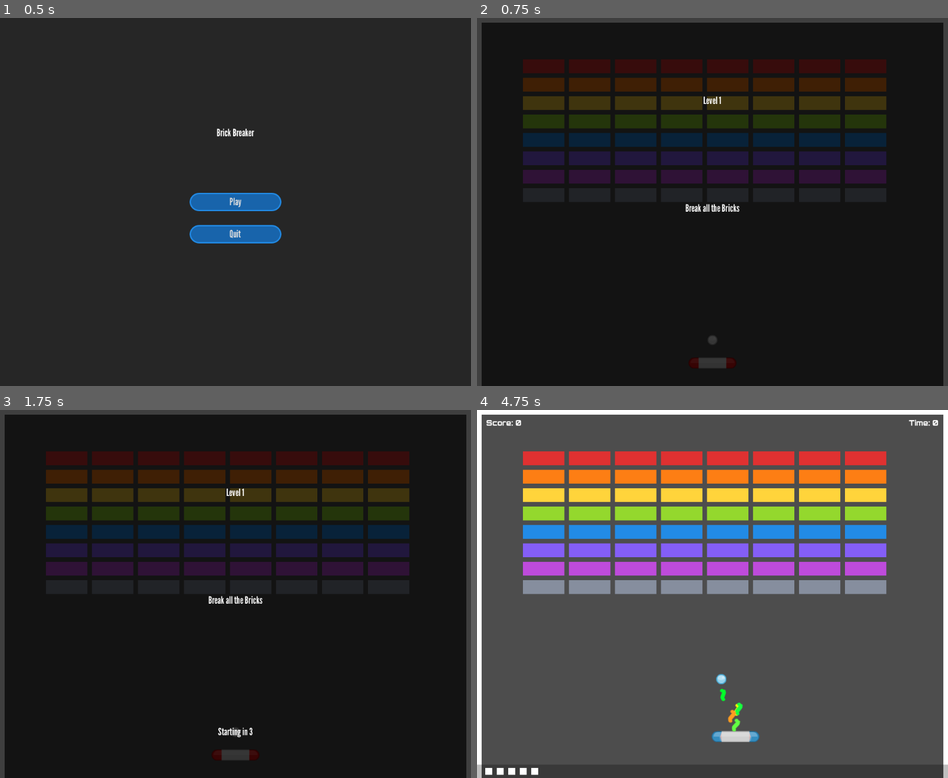
Above: before the commit, frames 1-4 (two rows, left to right).
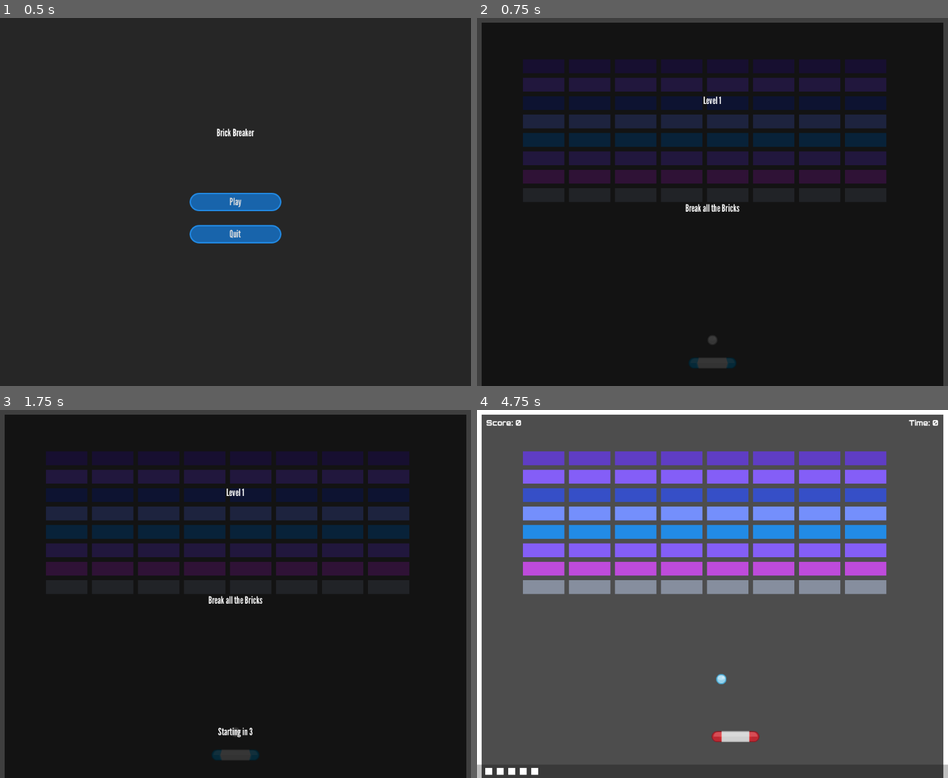
Above: after the commit, the same moments.

Repository: Vidaliar/Snazzy-Brick-Breaker
Game: Godot game, scene res://UI/Main_Menu.tscn
Two runs of this game, one before a commit and one after it. Both use one fixed random seed, a clock stepped at 60 frames per second and the inputs below.
Inputs (mouse positions are in pixels of both pictures, inside the frame that each line leads up to):
- Up to frame 1 (0.5 s): no input
- Up to frame 2 (0.75 s): click "Play" at 0.5 s
- Up to frame 3 (1.75 s): tap Enter at 1.25 s; move the mouse to (259, 594) at 1.27 s
- Up to frame 4 (4.75 s): tap Space at 2, 4.25 s; move the mouse to (688, 594) at 2.02 s; move the mouse to (721, 586) at 2.77 s; tap Enter at 3.5 s; move the mouse to (707, 601) at 3.52 s; move the mouse to (745, 597) at 4.27 s

Frame 1 is identical in both runs. In frame 2, 11% of the frame differs, in the area x 9-87%, y 11-96%; in frame 3, 11%; in frame 4, 11%, in the area x 9-87%, y 11-91%.

Commit message:
3 part 1

Diff:
--- a/Brick/Brick.gd
+++ b/Brick/Brick.gd
@@ -7,13 +7,13 @@
 func _ready():
 	position = new_position
 	if score >= 100:
-		$ColorRect.color = Color8(224,49,49,255)
+		$ColorRect.color = Color8(95,61,196,255)
 	elif score >= 90:
-		$ColorRect.color = Color8(253,126,20,255)
+		$ColorRect.color = Color8(132,94,247,255)
 	elif score >= 80:
-		$ColorRect.color = Color8(255,212,59,255)
+		$ColorRect.color = Color8(54,79,199,255)
 	elif score >= 70:
-		$ColorRect.color = Color8(148, 216,45,255)
+		$ColorRect.color = Color8(116, 143,252,255)
 	elif score >= 60:
 		$ColorRect.color = Color8(34,139,230,255)
 	elif score >= 50:
--- a/Game.tscn
+++ b/Game.tscn
@@ -76,17 +76,11 @@
 [node name="HUD" parent="UI" instance=ExtResource("7")]
 process_mode = 0
 visible = false
-grow_horizontal = 2
-grow_vertical = 2
 
 [node name="Pause_Menu" parent="UI" instance=ExtResource("5")]
 visible = false
-layout_mode = 3
-anchors_preset = 15
 grow_horizontal = 2
 grow_vertical = 2
 
 [node name="Instructions" parent="UI" instance=ExtResource("8")]
 process_mode = 3
-grow_horizontal = 2
-grow_vertical = 2
--- a/Paddle/Paddle.gd
+++ b/Paddle/Paddle.gd
@@ -21,5 +21,4 @@
 
 func hit():
 	$Highlight.modulate.a = 1.0
-	$Confetti.emitting = true
 	pass
--- a/Paddle/Paddle.tscn
+++ b/Paddle/Paddle.tscn
@@ -1,21 +1,11 @@
-[gd_scene load_steps=8 format=3 uid="uid://wlhd3xyfvblm"]
+[gd_scene load_steps=5 format=3 uid="uid://wlhd3xyfvblm"]
 
 [ext_resource type="Script" path="res://Paddle/Paddle.gd" id="1"]
 [ext_resource type="Texture2D" uid="uid://c7hxvyusuevyk" path="res://Assets/paddleRed.png" id="2_q6g7s"]
 [ext_resource type="Texture2D" uid="uid://73e1k2vwni0p" path="res://Assets/paddleBlu.png" id="3_yg0qx"]
-[ext_resource type="Texture2D" uid="uid://dsvfoeyxcg46j" path="res://Assets/confetti.png" id="4_k5v0d"]
 
 [sub_resource type="RectangleShape2D" id="1"]
 size = Vector2(100, 20)
-
-[sub_resource type="Curve" id="Curve_eekcg"]
-_data = [Vector2(0, 1), 0.0, 0.0, 0, 0, Vector2(0.989011, 0.410526), 0.0, 0.0, 0, 0]
-point_count = 2
-
-[sub_resource type="Curve" id="Curve_0cw5h"]
-min_value = -1.0
-_data = [Vector2(1e-05, -0.978947), 0.0, 0.0, 0, 0, Vector2(1, 1), 0.0, 0.0, 0, 0]
-point_count = 2
 
 [node name="Paddle" type="CharacterBody2D"]
 script = ExtResource("1")
@@ -26,27 +16,9 @@
 
 [node name="Paddle" type="Sprite2D" parent="."]
 position = Vector2(50, 10)
-texture = ExtResource("2_q6g7s")
+texture = ExtResource("3_yg0qx")
 
 [node name="Highlight" type="Sprite2D" parent="."]
 modulate = Color(1, 1, 1, 0)
 position = Vector2(50, 10)
-texture = ExtResource("3_yg0qx")
-
-[node name="Confetti" type="CPUParticles2D" parent="."]
-position = Vector2(50, -10)
-emitting = false
-amount = 6
-lifetime = 0.5
-one_shot = true
-explosiveness = 0.7
-randomness = 1.0
-texture = ExtResource("4_k5v0d")
-direction = Vector2(0, -1)
-spread = 25.0
-initial_velocity_min = 200.0
-initial_velocity_max = 800.0
-angular_velocity_max = 800.0
-scale_amount_curve = SubResource("Curve_eekcg")
-hue_variation_max = 1.0
-hue_variation_curve = SubResource("Curve_0cw5h")
+texture = ExtResource("2_q6g7s")
--- a/Wall/Wall.gd
+++ b/Wall/Wall.gd
@@ -11,4 +11,4 @@
 	if $ColorRect.color.v < 1:
 		$ColorRect.color.v += decay
 func hit():
-	$ColorRect.color = Color8(201,42,42,255)
+	$ColorRect.color = Color8(21,170,191,255)
